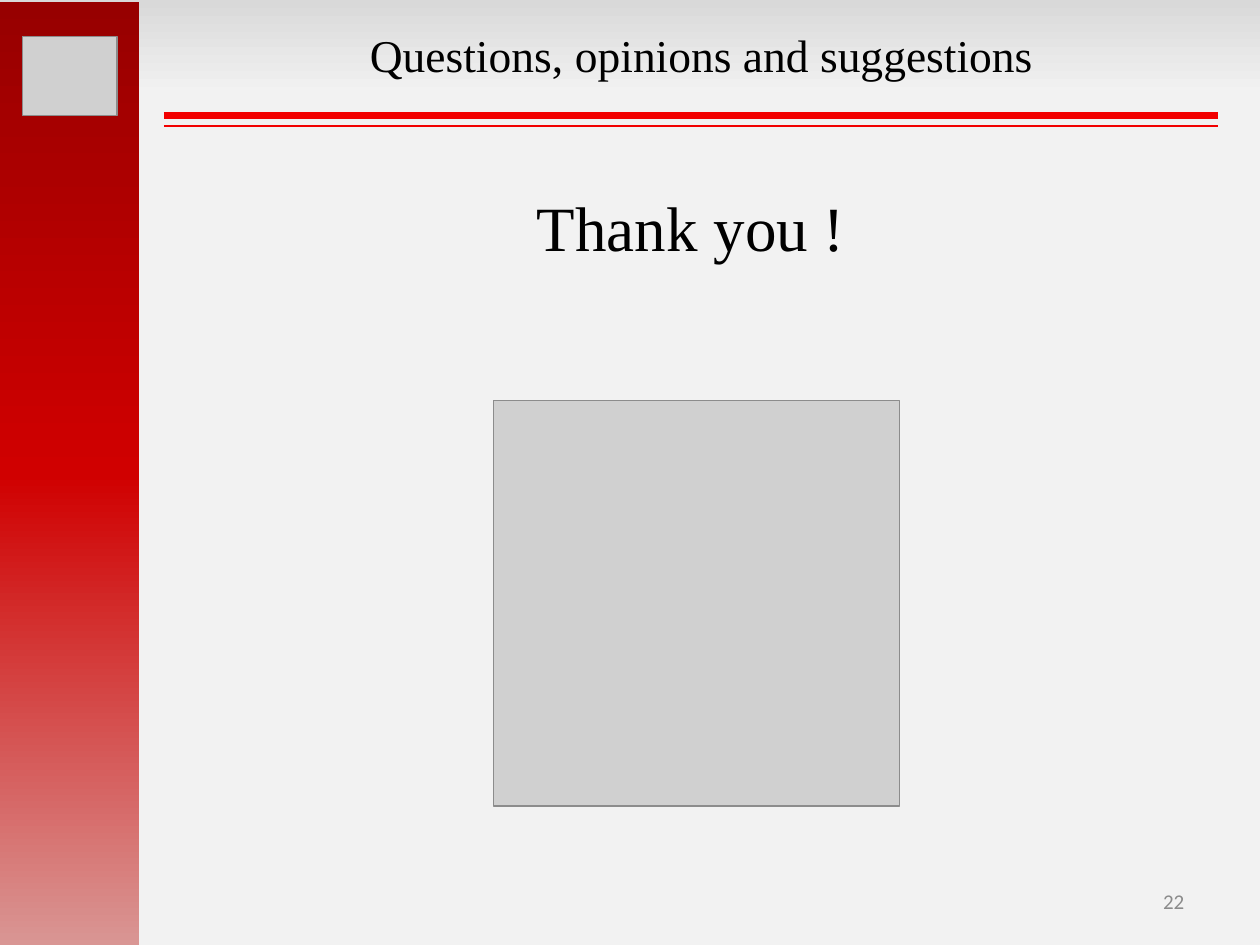
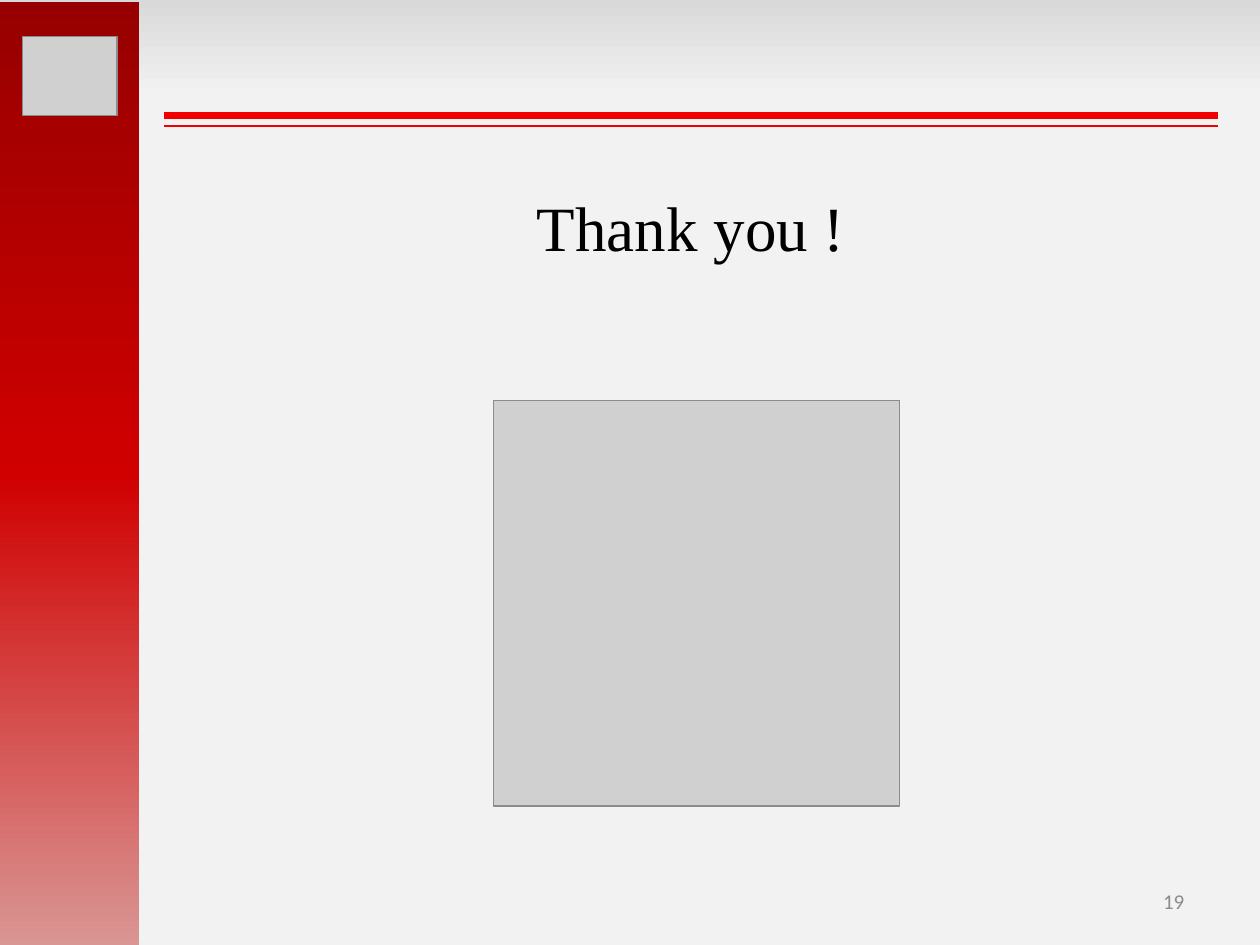
Before and after one commit to hakanpolat/IMMD, a slide deck: slide 19 of GRW2017/sunum/GRW2017_MesutUğur.pptx (slide 22 before the commit). Drawn at 1260x945 pixels with LibreOffice and Linux fonts; fonts in the diff are those of the drawing; grey boxes stand for pictures. Boxes give left, top, right and bottom in pixels: in the first picture for what was removed or moved away, otherwise in the second. Text is boxed around its words. In the diff, an @@ line names an element or a change of style, - is before the commit and + after.

```diff
--- a/GRW2017/sunum/GRW2017_MesutUğur.pptx
+++ b/GRW2017/sunum/GRW2017_MesutUğur.pptx
@@ text removed at [370,40,1032,81] @@
-Questions, opinions and suggestions
@@ page number at [1163,895,1184,909]: text changed @@
-22
+19
```
Also in this commit, not shown: 7 other slides changed, 3 slides removed, 4 other files.
